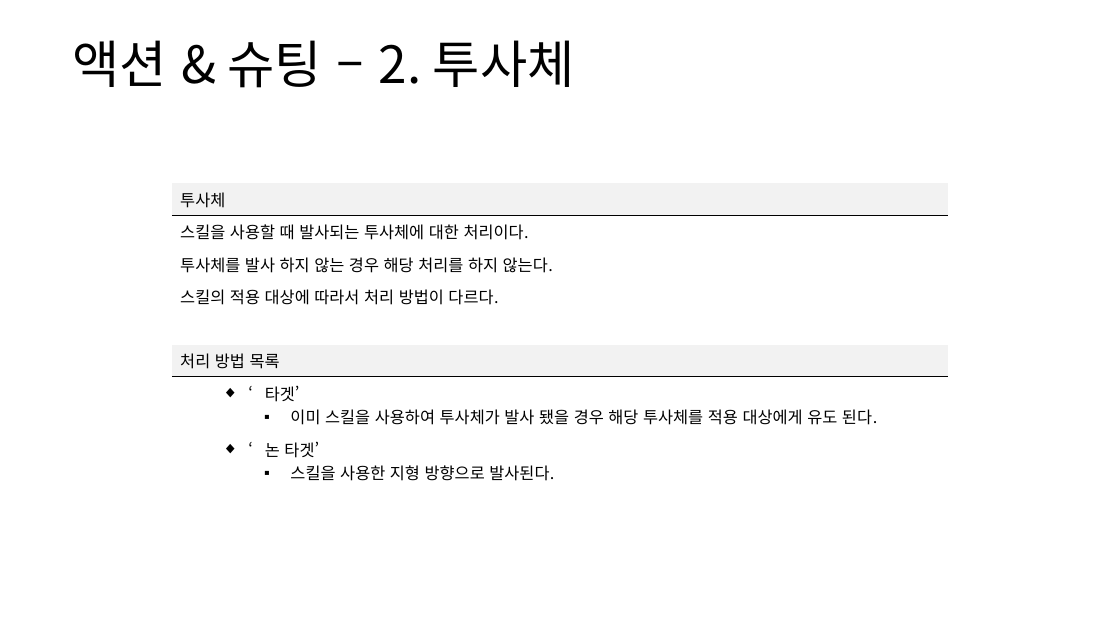
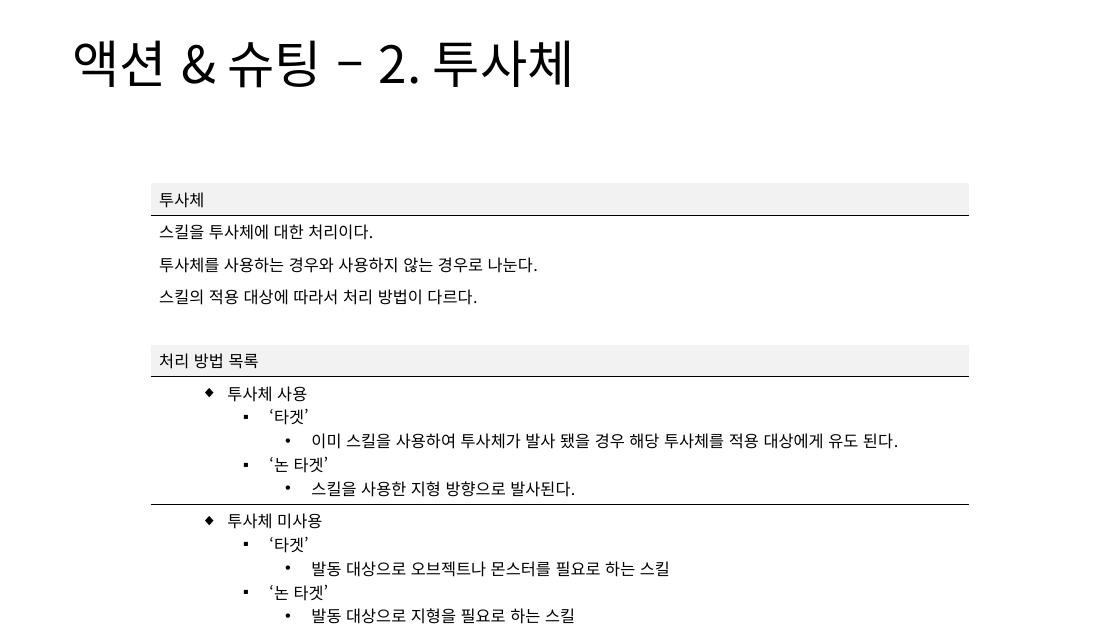
Before and after one commit to yjk0401/unityenginebasic_9th, a slide deck: slide 54 of 기획/방랑엽사전/스킬 시스템 기획서.pptx (slide 49 before the commit). Drawn at 1120x630 pixels with LibreOffice and Linux fonts; fonts in the diff are those of the drawing. Boxes give left, top, right and bottom in pixels: in the first picture for what was removed or moved away, otherwise in the second. Text is boxed around its words. In the diff, an @@ line names an element or a change of style, - is before the commit and + after.

```diff
--- a/기획/방랑엽사전/스킬 시스템 기획서.pptx
+++ b/기획/방랑엽사전/스킬 시스템 기획서.pptx
@@ table at <box>151,183,970,628</box> @@
-row 2, column 1: 스킬을 사용할 때 발사되는 투사체에 대한 처리이다.
+row 2, column 1: 스킬을 투사체에 대한 처리이다.
-row 3, column 1: 투사체를 발사 하지 않는 경우 해당 처리를 하지 않는다.
+row 3, column 1: 투사체를 사용하는 경우와 사용하지 않는 경우로 나눈다.
-row 7, column 1: ‘타겟’ / 이미 스킬을 사용하여 투사체가 발사 됐을 경우 해당 투사체를 적용 대상에게 유도 된다.
+row 7, column 1: 투사체 사용 / ‘타겟’ / 이미 스킬을 사용하여 투사체가 발사 됐을 경우 해당 투사체를 적용 대상에게 유도 된다. / ‘논 타겟’ / 스킬을 사용한 지형 방향으로 발사된다.
-row 8, column 1: ‘논 타겟’ / 스킬을 사용한 지형 방향으로 발사된다.
+row 8, column 1: 투사체 미사용 / ‘타겟’ / 발동 대상으로 오브젝트나 몬스터를 필요로 하는 스킬 / ‘논 타겟’ / 발동 대상으로 지형을 필요로 하는 스킬
@@ borders changed @@
@@ table: place and size @@
-table at <box>172,183,949,485</box>
+table at <box>151,183,970,628</box>
```
Also in this commit, not shown: 8 other slides changed, 17 slides added, 4 slides removed, 4 other files.
